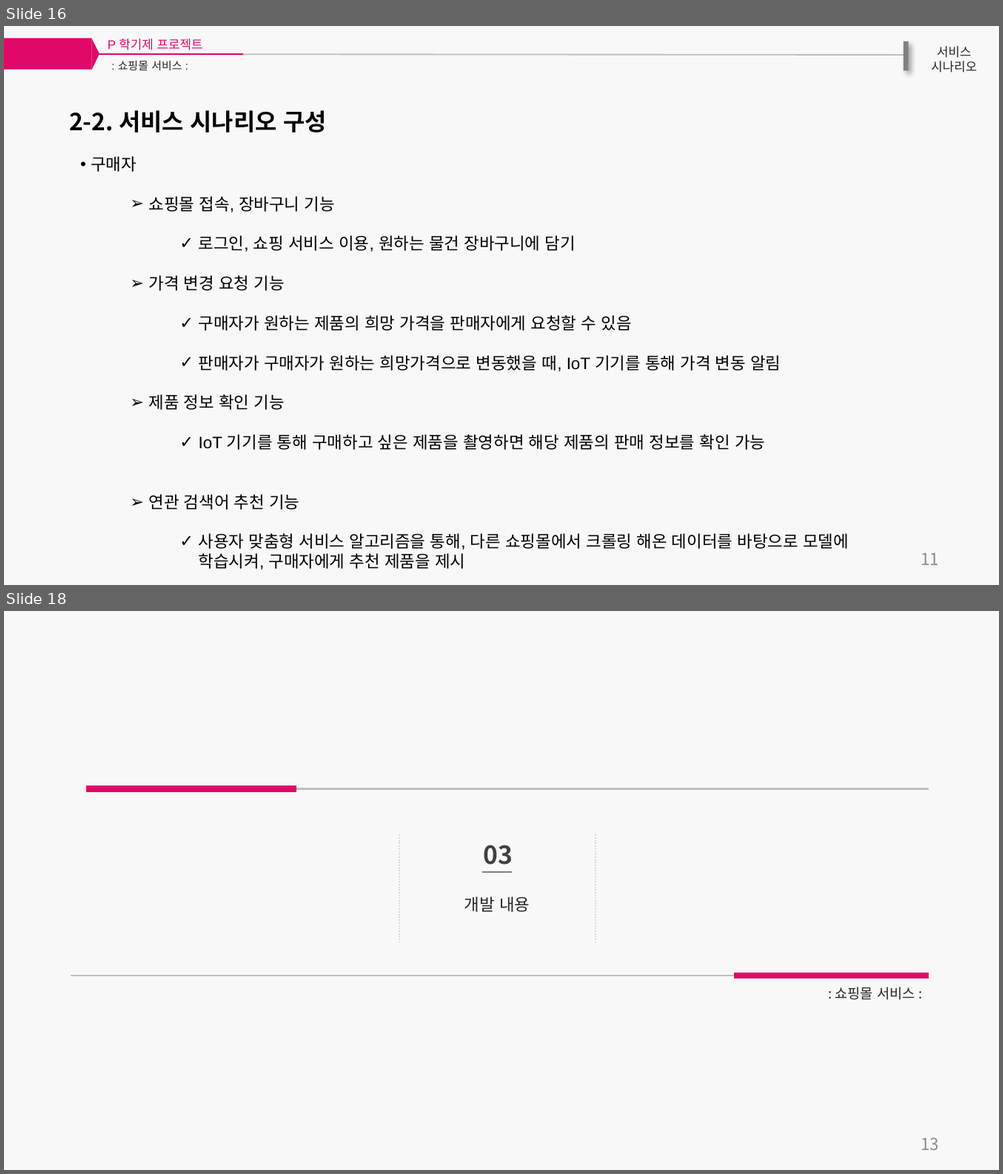
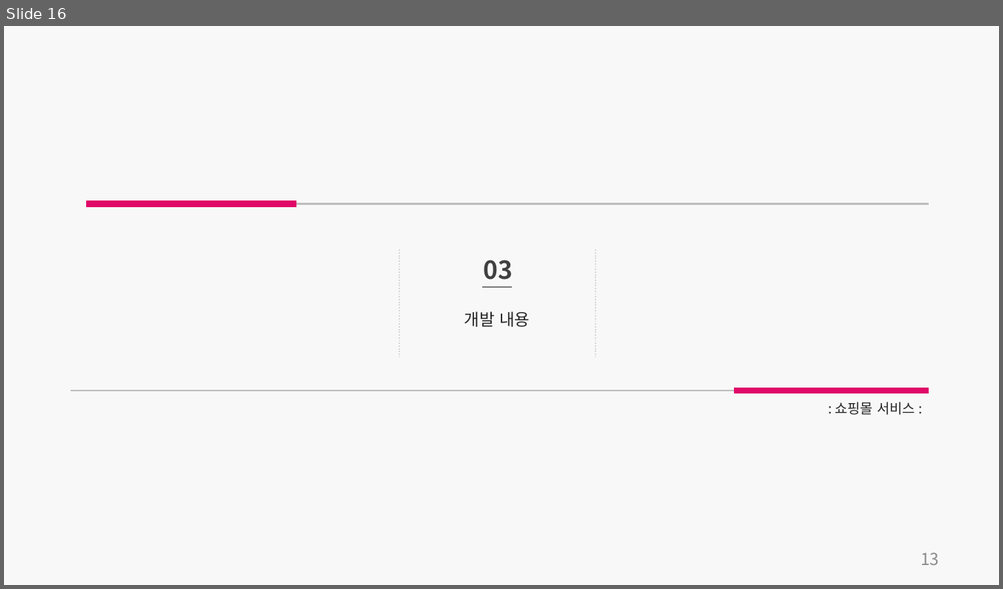
Before and after one commit to GCUpProject/P1, a slide deck: Presentation/P프로젝트-1조 제안서.pptx. Shown one above the other, each under a label of ours: slides 16 and 18 before the commit, slide 16 after it; the slides between them are not shown. The pictures are 1003x1174 and 1003x589 pixels, drawn with LibreOffice and Linux fonts; fonts in the diff are those of the drawing. Boxes give left, top, right and bottom in pixels: in the first picture for what was removed or moved away, otherwise in the second. Text is boxed around its words. In the diff, an @@ line names an element or a change of style, - is before the commit and + after.

Commit message:
제안서 업데이트
필요한 내용은 채워 넣은 상태입니다.
디자인적 수정, 발표 PPT 제작 후 일부 내용 수정, 일정 부분 작성이 필요합니다.

```diff
--- a/Presentation/P프로젝트-1조 제안서.pptx
+++ b/Presentation/P프로젝트-1조 제안서.pptx
@@ slide 16 removed at [4,26,999,585], background #F2F2F2 at 47% opacity @@
@@ rectangle removed at [4,38,91,69] @@
@@ text removed at [9,38,94,67] @@
-02
@@ triangle removed at [91,38,99,70] @@
@@ text removed at [108,39,203,50] @@
-P 학기제 프로젝트
@@ rectangle removed at [903,41,908,70] @@
@@ text removed at [930,46,976,73] @@
-서비스
-시나리오
@@ line removed from (39, 54) to (904, 55) @@
@@ line removed from (96, 54) to (243, 54) @@
@@ text removed at [118,60,182,70] @@
-: 쇼핑몰 서비스 :
@@ text removed at [69,110,326,133] @@
-2-2. 서비스 시나리오 구성
@@ text removed at [91,156,848,570] @@
-• 구매자
-  ➢ 쇼핑몰 접속, 장바구니 기능
-    ✓ 로그인, 쇼핑 서비스 이용, 원하는 물건 장바구니에 담기
-  ➢ 가격 변경 요청 기능
-    ✓ 구매자가 원하는 제품의 희망 가격을 판매자에게 요청할 수 있음
-    ✓ 판매자가 구매자가 원하는 희망가격으로 변동했을 때, IoT 기기를 통해 가격 변동 알림
-  ➢ 제품 정보 확인 기능
-    ✓ IoT 기기를 통해 구매하고 싶은 제품을 촬영하면 해당 제품의 판매 정보를 확인 가능
-  ➢ 연관 검색어 추천 기능
-    ✓ 사용자 맞춤형 서비스 알고리즘을 통해, 다른 쇼핑몰에서 크롤링 해온 데이터를 바탕으로 모델에 학습시켜, 구매자에게 추천 제품을 제시
@@ text removed at [920,553,939,565] @@
-11
@@ what was slide 18 is now slide 16 @@
```
Also in this commit, not shown: 15 slides changed, 5 slides added, 6 other slides removed.
